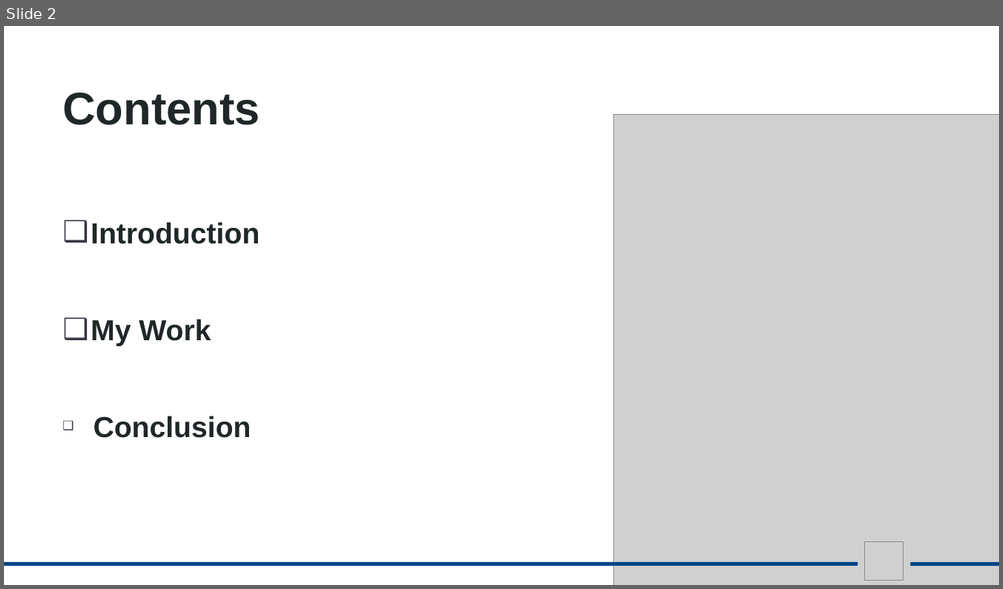
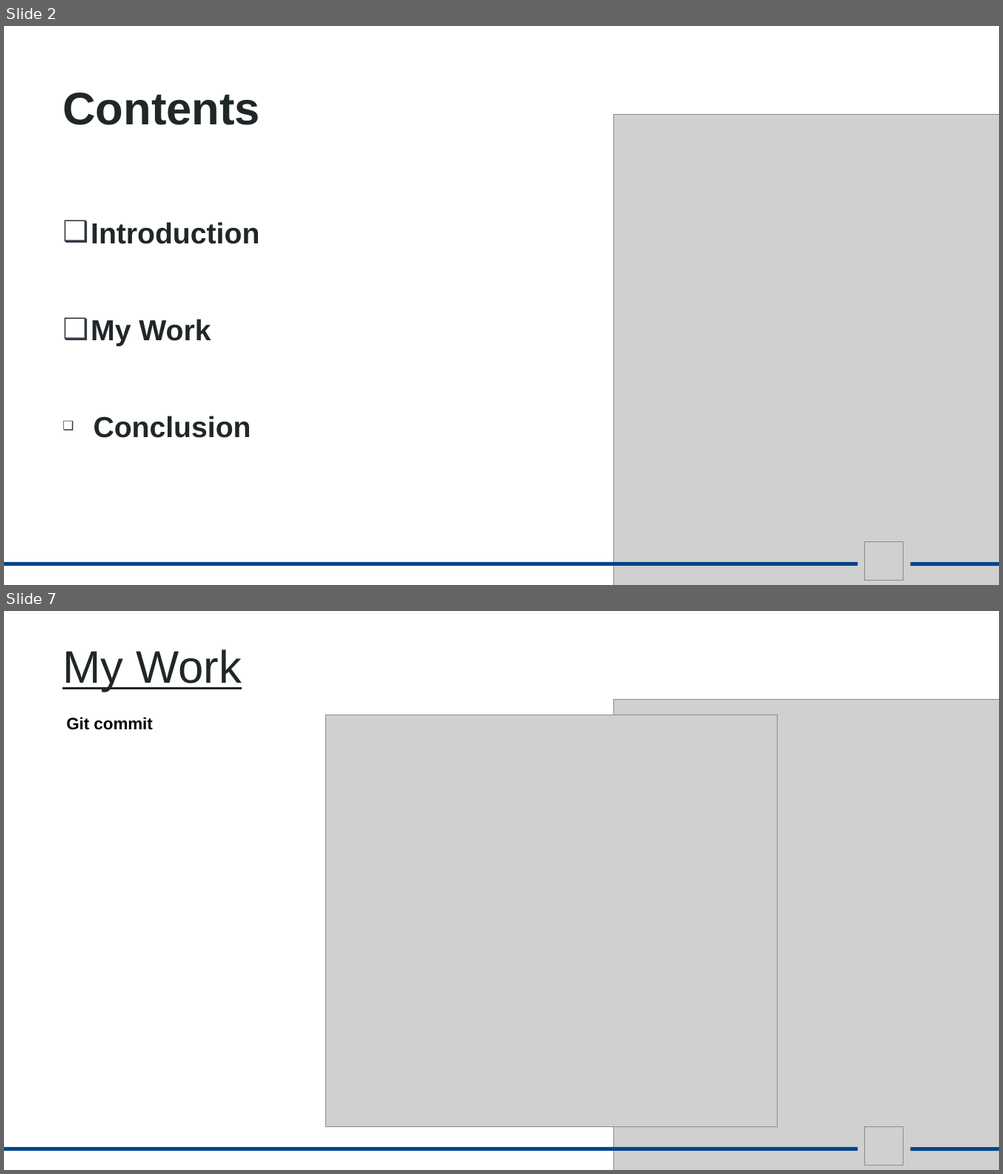
Before and after one commit to aayushsrivastava0/Gitassignment, a slide deck: GITassignment.pptx. Shown one above the other, each under a label of ours: slide 2 before the commit, slides 2 and 7 after it; the slides between them are not shown. The pictures are 1003x589 and 1003x1174 pixels, drawn with LibreOffice and Linux fonts; fonts in the diff are those of the drawing; grey boxes stand for pictures. Boxes give left, top, right and bottom in pixels: in the first picture for what was removed or moved away, otherwise in the second. Text is boxed around its words. In the diff, an @@ line names an element or a change of style, - is before the commit and + after.

```diff
--- a/GITassignment.pptx
+++ b/GITassignment.pptx
@@ slide 7 added at (4,611,999,1170), background #FFFFFF @@
@@ text added at (62,649,242,692), 44 pt, text #202729, underline @@
+My Work
@@ picture added at (614,699,999,1170) @@
@@ text added at (66,717,152,730), 16 pt, text #000000, bold @@
+Git commit
@@ picture added at (326,715,777,1128) @@
@@ picture added at (865,1128,903,1165) @@
@@ rectangle added at (4,1147,857,1151), fill #004586 @@
@@ rectangle added at (910,1147,999,1151), fill #004586 @@
```
Also in this commit, not shown: 8 slides changed, 1 slide removed.
